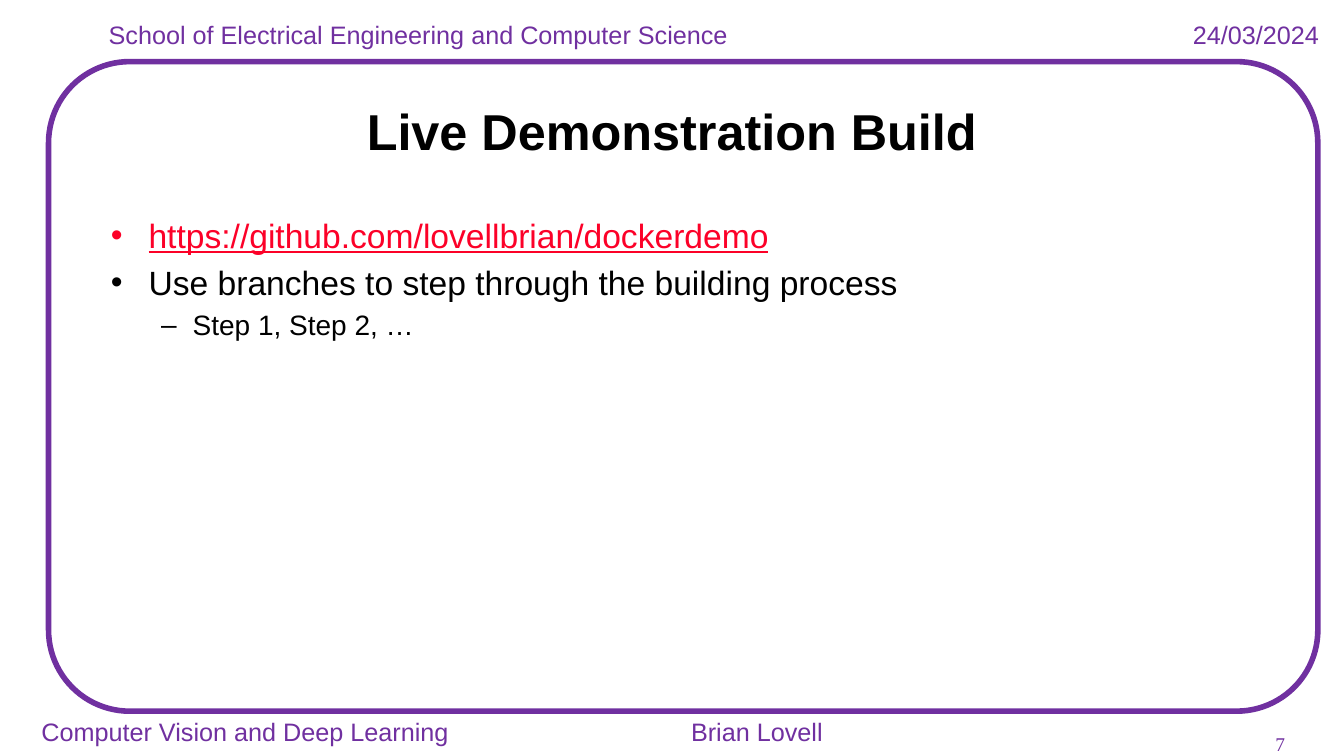
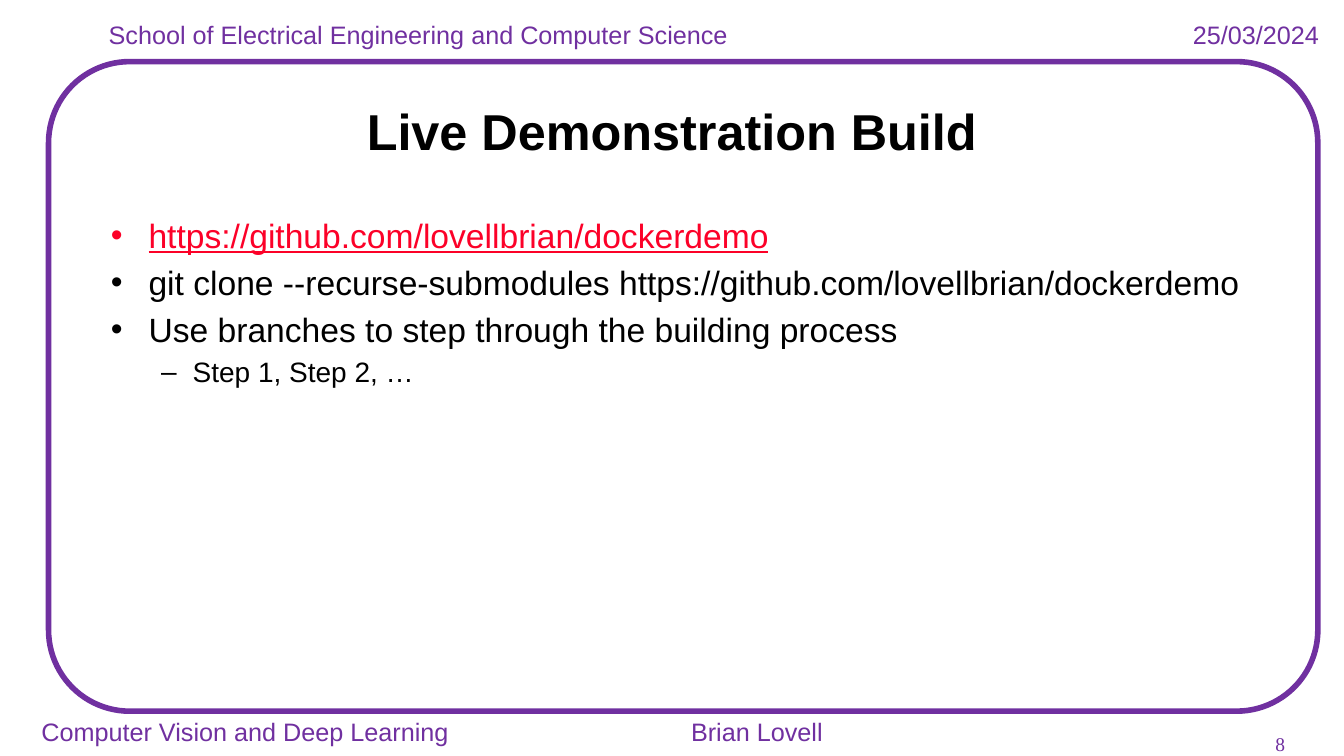
Before and after one commit to lovellbrian/docs, a slide deck: slide 8 of Containers_from_scratch.pptx (slide 7 before the commit). Drawn at 1344x756 pixels with LibreOffice and Linux fonts; fonts in the diff are those of the drawing; background and template pictures are left out. Boxes give left, top, right and bottom in pixels: in the first picture for what was removed or moved away, otherwise in the second. Text is boxed around its words. In the diff, an @@ line names an element or a change of style, - is before the commit and + after.

Commit message:
Update

```diff
--- a/Containers_from_scratch.pptx
+++ b/Containers_from_scratch.pptx
@@ text at box(1193, 25, 1319, 45): text changed @@
-24/03/2024
+25/03/2024
@@ text at box(149, 270, 1239, 302): paragraph added @@
+• git clone --recurse-submodules https://github.com/lovellbrian/dockerdemo
@@ page number at box(1275, 738, 1285, 751): text changed @@
-7
+8
```
Also in this commit, not shown: 5 other slides changed, 2 slides added, 1 slide removed.
